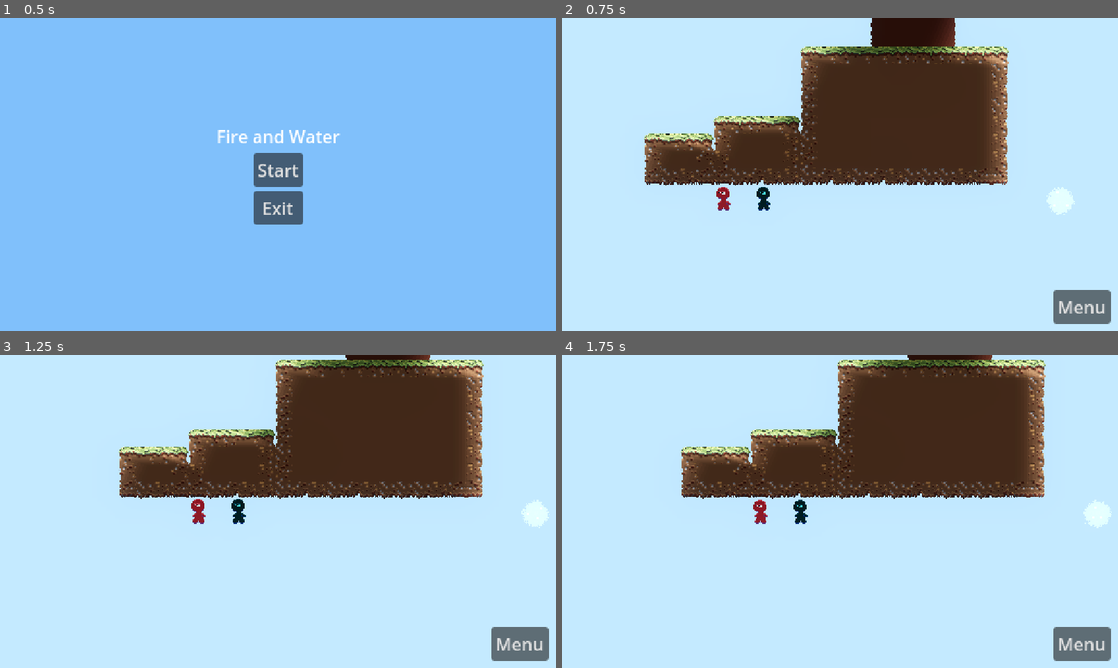
Above: before the commit, frames 1-4 (two rows, left to right).
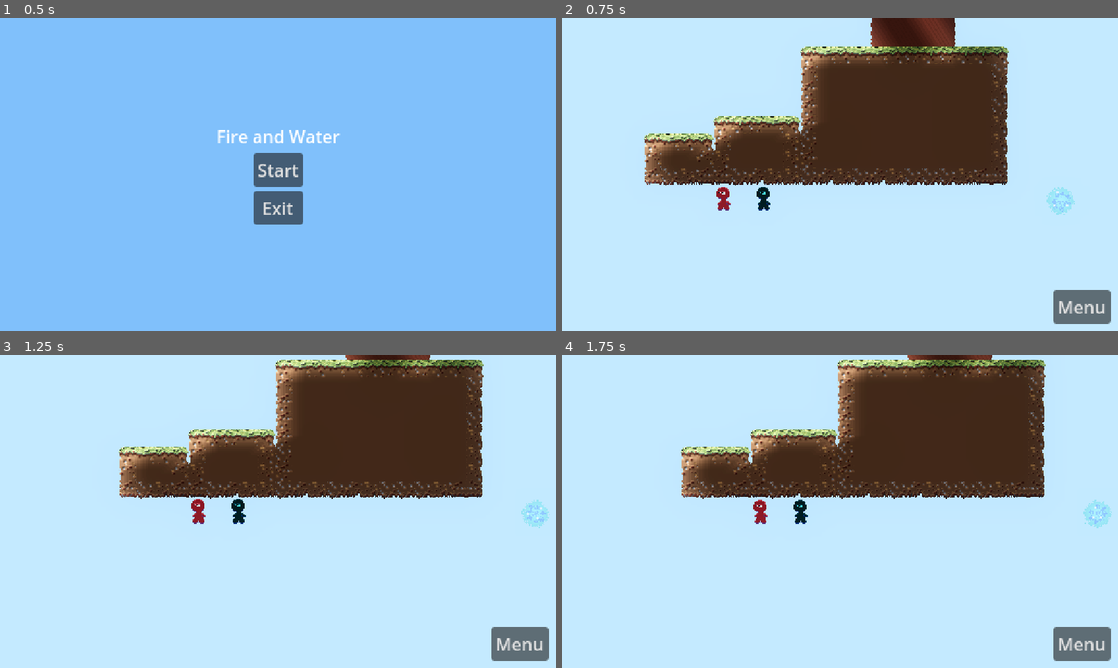
Above: after the commit, the same moments.

Repository: JohannesKoenig/fire-and-water
Game: Godot game, scene res://scenes/menu/main_menu.tscn
The game is run twice, just before and just after one commit, with the same random seed, the same clock (stepped at 60 frames per second) and the same inputs.
Inputs:
- Up to frame 1 (0.5 s): no input
- Up to frame 2 (0.75 s): click "Start" at 0.5 s
- Up to frame 3 (1.25 s): no input
- Up to frame 4 (1.75 s): no input

Frame 1 is identical in both runs. In frame 2, 4.8% of the frame differs, in the area x 14-93%, y 0-63%; in frame 3, 4.2%; in frame 4, 4.2%.

Commit message:
add some more tiles

Diff:
--- a/game/scenes/levels/level_1.tscn
+++ b/game/scenes/levels/level_1.tscn
@@ -165,8 +165,7 @@
 
 [node name="DirectionalLightShadows" parent="." index="8"]
 position = Vector2(2.08165e-12, 2.08165e-12)
-rotation = 3.48787e-16
-skew = 0.397935
+skew = -0.680678
 energy = 0.8
 shadow_filter = 2
 shadow_filter_smooth = 9.5
@@ -194,4 +193,4 @@
 layer_0/name = "background"
 layer_0/tile_data = PackedInt32Array(131086, 720897, 5, 196622, 720897, 6, 262158, 720897, 5, 327694, 720897, 5, 131087 …(297 unchanged characters)…
 layer_1/name = "tiles"
-layer_1/tile_data = PackedInt32Array(655365, 131073, 3, 7209 …(2412 unchanged characters)… 49, 131073, 6, 65550, 393217, 6, 65551, 393217, 6, 65552, 327681, 6, 65553, 196609, 6, 65554, 196609, 6, 65555, 458753, 6, 131085, 131073, 8, 131091, 458753, 8, 131086, 327681, 8, 131087, 393217, 8, 131088, 262145, 8, 131089, 262145, 8, 131090, 327681, 8)
+layer_1/tile_data = PackedInt32Array(655365, 131073, 3, 7209 …(2412 unchanged characters)… 49, 131073, 6, 65550, 393217, 6, 65551, 458753, 6, 65553, 131073, 6, 65554, 196609, 6, 65555, 458753, 6, 131085, 131073, 8, 131091, 458753, 8, 131086, 327681, 8, 131087, 458753, 8, 131089, 131073, 8, 131090, 327681, 8)
